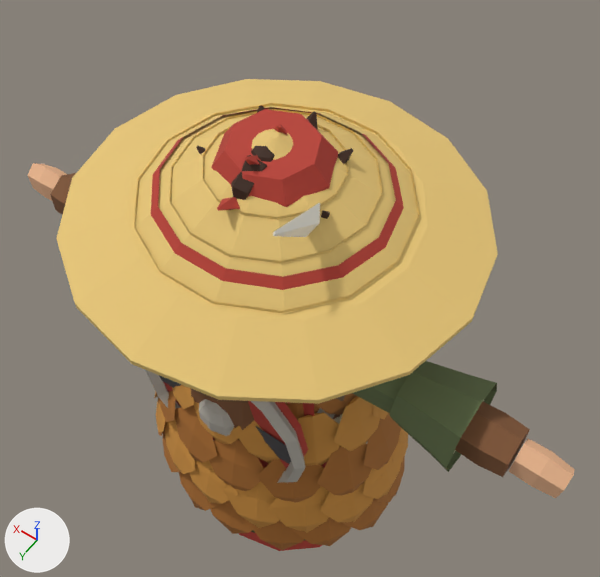
Before and after pictures for a commit that changed the glTF model game/assets/characters/hero.glb.
The view is the same before and after, from a 50 mm lens placed at (-0.844, 1.086, 3.208), pointed at (0.084, -0.213, 1.166). Every picture has the same lights, and +X, +Y and +Z are marked at lower left. The first picture is the older version. Vertices at exactly the same position are counted once.

Names of what the first picture shows: 'H_back_backpack', 'H_back_leafcloak', 'H_back_leafcloak_dark', 'H_back_shield_rim', 'H_base_Leather', 'H_base_Main', 'H_base_Skin', 'H_head_hat', 'H_head_straw', 'H_head_straw_band', 'H_head_sunhat', 'H_top_robe_cuff_r' and 10 more.
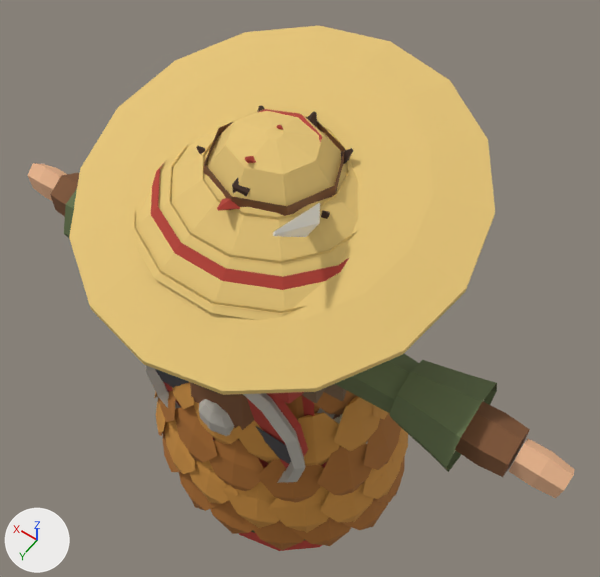
Patch to the scene script:
```diff
--- a/game/assets/characters/hero.glb.py
+++ b/game/assets/characters/hero.glb.py
@@ me_h_head_sunhat @@
 # used by ob_h_head_sunhat; location = (0.0, 0.0, 0.0)
-me_h_head_sunhat.from_pydata(...)  # 160 vertices, 284 faces; spans x -0.53..0.53, y -0.514..0.514, z 1.726..1.93
+me_h_head_sunhat.from_pydata(...)  # 160 vertices, 284 faces; spans x -0.5..0.5, y -0.485..0.485, z 1.688..1.995
+# me_h_head_sunhat part 1: the loose piece of 32 vertices spanning x -0.165..0.165, y -0.16..0.16, z 1.77..1.93 is moved by (0.0, 0.0, 0.065)
+# me_h_head_sunhat part 2: 128 of 160 vertices moved; they spanned x -0.53..0.53, y -0.514..0.514, z 1.726..1.802 and now span x -0.5..0.5, y -0.485..0.485, z 1.688..1.948; mean shift (0.0, 0.0, 0.07); largest move (0.0, -0.514, 1.74) -> (0.0, -0.485, 1.948)
 me_h_head_sunhat.materials.append(mat_straw)
@@ me_h_head_sunhat_band @@
 # used by ob_h_head_sunhat_band; location = (0.0, 0.0, 0.0)
-me_h_head_sunhat_band.from_pydata(...)  # 38 vertices, 56 faces; spans x -0.168..0.168, y -0.163..0.163, z 1.556..1.87
+me_h_head_sunhat_band.from_pydata(...)  # 38 vertices, 56 faces; spans x -0.168..0.168, y -0.163..0.163, z 1.556..1.93
+# me_h_head_sunhat_band part 3: the loose piece of 16 vertices spanning x -0.168..0.168, y -0.163..0.163, z 1.82..1.87 is scaled about its middle by (1, 1, 1.2), then moved by (0.0, 0.0, 0.055)
+# other edits to the shape of me_h_head_sunhat_band do not show in these pictures
 me_h_head_sunhat_band.materials.append(mat_leather)
```

Changed parts and their boxes (x1, y1, x2, y2) in the pictures (600 x 577 px; the box of a moved part takes in the faces that stretch with it):
'H_head_sunhat', reshaped (13% taller)
    before: (56, 79, 498, 404)
    after: (69, 26, 495, 395)
'H_head_sunhat_band', reshaped (not visible before)
    after: (204, 117, 345, 216)
part 1 of me_h_head_sunhat, moved or reshaped (not visible before)
    after: (208, 109, 341, 206)
part 2 of me_h_head_sunhat, moved or reshaped
    before: (56, 79, 498, 404)
    after: (69, 26, 495, 395)
'H_head_hat', unchanged, covered by the edit
    before: (211, 109, 338, 207)
    after: (260, 109, 322, 142)
'H_base_Main', unchanged, uncovered by the edit
    before: (353, 375, 409, 413)
    after: (335, 354, 419, 413)
